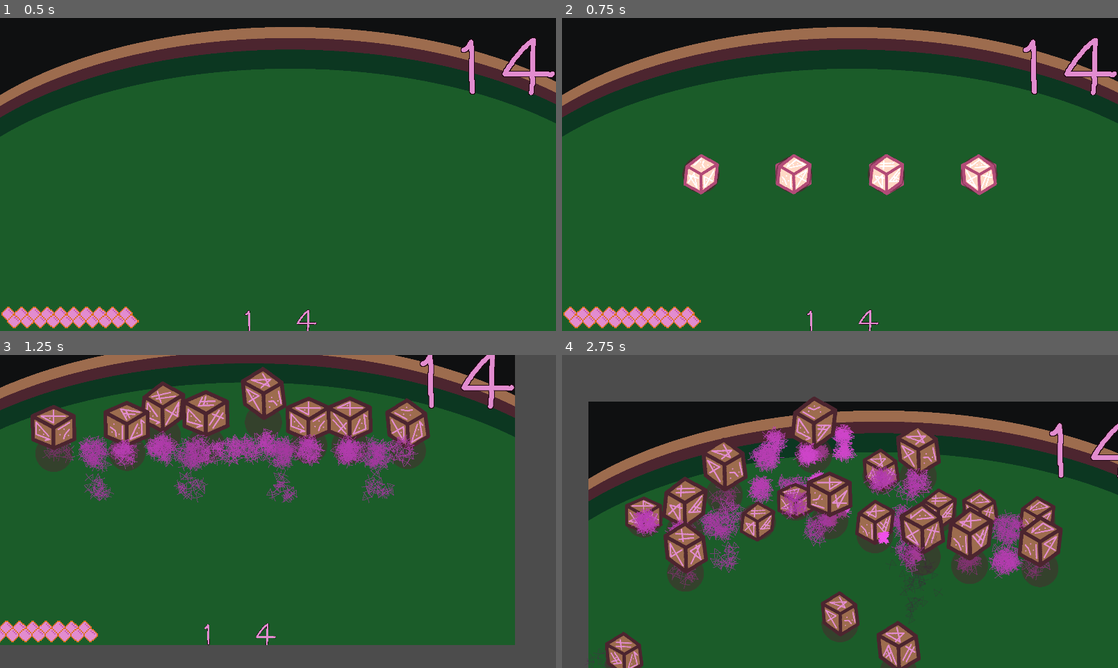
Above: before the commit, frames 1-4 (two rows, left to right).
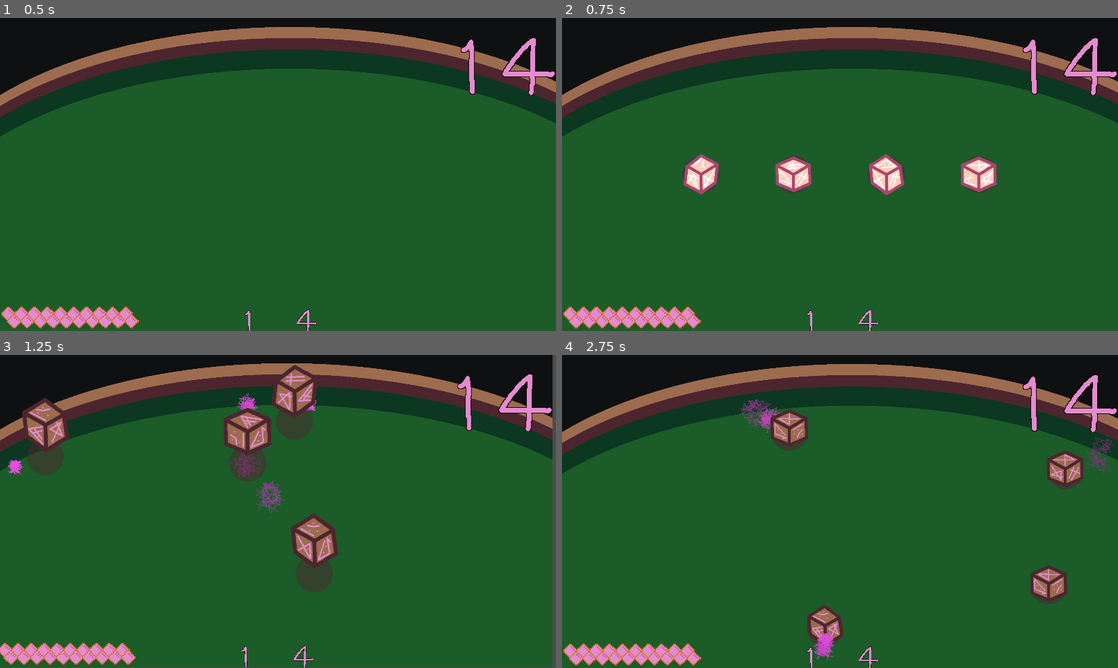
Above: after the commit, the same moments.

Repository: krobbi/gmtk-2022
Game: Godot game, scene res://scenes/test_table/test_table.tscn
Two runs of this game, one before a commit and one after it. Both use one fixed random seed, a clock stepped at 60 frames per second and the inputs below.
Inputs:
- Up to frame 1 (0.5 s): no input
- Up to frame 2 (0.75 s): tap Enter (ui_accept) at 0.5 s; hold Right (ui_right) from 0.53 s (still down); hold Enter (ui_accept) from 0.53 s (still down)
- Up to frame 3 (1.25 s): keep holding Right (ui_right); keep holding Enter (ui_accept)
- Up to frame 4 (2.75 s): release Right (ui_right) at 1.28 s; release Enter (ui_accept) at 1.28 s; hold Left (ui_left) 1.28-2.03 s; tap Enter (ui_accept) at 1.35, 1.52, 1.82 s; hold Right (ui_right) from 2.03 s (still down); hold Enter (ui_accept) from 2.03 s (still down)

Frame 1 is identical in both runs. In frame 2, 0.9% of the frame differs, in the area x 21-79%, y 43-57%; in frame 3, 44%; in frame 4, 61%, in the area x 0-100%, y 0-100%.

Commit message:
More updates blah blah blah

Diff:
--- a/entities/floating_number_spawner/floating_number_spawner.gd
+++ b/entities/floating_number_spawner/floating_number_spawner.gd
@@ -10,6 +10,7 @@
 const CENTER: Vector2 = Vector2(960.0, 540.0)
 const STANDARD_DEVIATION: float = 4.0
 
+var odds: int = 14
 var floating_numbers: Array = []
 
 onready var reveal_player: AudioStreamPlayer = $RevealPlayer
@@ -75,7 +76,7 @@
 
 
 func spawn_numbers(positions: Array) -> void:
-	var rolls: PoolIntArray = get_rolls(get_weighted_roll(14), positions.size(), 6)
+	var rolls: PoolIntArray = get_rolls(get_weighted_roll(odds), positions.size(), 6)
 
 	for i in range(positions.size()):
 		var floating_number: FloatingNumber = FloatingNumberScene.instance()
--- a/entities/game_manager/game_manager.gd
+++ b/entities/game_manager/game_manager.gd
@@ -1,6 +1,5 @@
 extends Node
 
-signal odds_selected
 signal number_changed(number)
 signal round_finished(was_won)
 
@@ -25,6 +24,22 @@
 	if error and floating_number_spawner.is_connected("number_rolled", self, "_on_number_rolled"):
 		floating_number_spawner.disconnect("number_rolled", self, "_on_number_rolled")
 
+	error = odds_selector.connect("odds_selected", self, "_on_odds_selected")
+
+	if error and odds_selector.is_connected("odds_selected", self, "_on_odds_selected"):
+		odds_selector.disconnect("odds_selected", self, "_on_odds_selected")
+
+	error = odds_selector.connect("odds_hovered", self, "_on_odds_hovered")
+
+	if error and odds_selector.is_connected("odds_hovered", self, "_on_odds_hovered"):
+		odds_selector.disconnect("odds_hovered", self, "_on_odds_hovered")
+
+
+# Gets the AI's choice of higher or lower:
+func get_ai_choice() -> bool:
+	randomize()
+	return bool(randi() % 2)
+
 
 # Begins a new game of higher or lower:
 func begin_game() -> void:
@@ -33,6 +48,17 @@
 	number = 14
 
 	emit_signal("number_changed", number)
+	begin_round()
+
+
+# Runs when the round begins:
+func begin_round() -> void:
+	is_expecting_higher = get_ai_choice()
+	odds = 14
+	odds_selector.set_number(odds)
+	odds_selector.min_value = odds - mana
+	odds_selector.max_value = odds + mana
+	select_odds()
 
 
 # Let the player select the odds:
@@ -40,9 +66,20 @@
 	odds_selector.set_process_input(true)
 
 
-# Runs when higher or lower is decided by the opponent:
-func begin_round(is_higher: bool) -> void:
-	is_expecting_higher = is_higher
+func _on_odds_hovered(new_odds: int) -> void:
+	var cost: int = int(abs(new_odds - odds))
+	mana_bar.highlight_cost(cost)
+
+
+# Runs when the player selects odds:
+func _on_odds_selected(new_odds: int) -> void:
+	var cost: int = int(abs(new_odds - odds))
+	odds = new_odds
+	mana -= cost
+	mana_bar.changeMana(mana)
+	mana_bar.unhighlight_cost()
+	floating_number_spawner.odds = odds
+	print("Selected odds of %d" % new_odds)
 	die_spawner.spawn_dice()
 
 
--- a/gui/manabar.gd
+++ b/gui/manabar.gd
@@ -23,9 +23,13 @@
 			manaNodes[i].disable()
 
 
+func highlight_cost(value: int) -> void:
+	unhighlight_cost()
+
+	for i in range(mana - value, mana):
+		manaNodes[i].modulate = Color(2.0, 2.0, 2.0, 1.0)
 
 
-
-# Called every frame. 'delta' is the elapsed time since the previous frame.
-#func _process(delta):
-#	pass
+func unhighlight_cost() -> void:
+	for mana_node in manaNodes:
+		mana_node.modulate = Color.white
--- a/gui/oddsSelector.gd
+++ b/gui/oddsSelector.gd
@@ -1,8 +1,13 @@
 extends Control
+
+signal odds_hovered(odds)
+signal odds_selected(odds)
 
 onready var floating_number: FloatingNumber = $HBoxContainer/FloatingNumber
 
 var number: int = 14 setget set_number
+var min_value: int = 4
+var max_value: int = 24
 
 func _ready():
 	set_process_input(false)
@@ -13,6 +18,9 @@
 		set_number(number - 1)
 	elif event.is_action_pressed("ui_right"):
 		set_number(number + 1)
+	elif event.is_action_pressed("ui_accept"):
+		set_process_input(false)
+		emit_signal("odds_selected", number)
 
 
 func set_number(value: int) -> void:
@@ -21,8 +29,14 @@
 	elif value > 24:
 		value = 24
 
+	if value < min_value:
+		value = min_value
+	elif value > max_value:
+		value = max_value
+
 	if value == number:
 		return
 
 	number = value
 	floating_number.number = value
+	emit_signal("odds_hovered", number)
--- a/scenes/test_table/test_table.gd
+++ b/scenes/test_table/test_table.gd
@@ -4,21 +4,5 @@
 	$GameManager.begin_game()
 
 
-func _input(event: InputEvent) -> void:
-	if Input.is_action_just_pressed("ui_left"):
-		print("You chose lower!")
-		$GameManager.begin_round(false)
-	elif Input.is_action_just_pressed("ui_right"):
-		print("You chose higher!")
-		$GameManager.begin_round(true)
-
-
-func _on_game_manager_round_finished(was_won: bool) -> void:
-	if was_won:
-		print("You won!")
-	else:
-		print("You lost!")
-
-
-func _on_odds_selected() -> void:
-	pass
+func _on_game_manager_round_finished(_was_won: bool) -> void:
+	$GameManager.begin_round()
